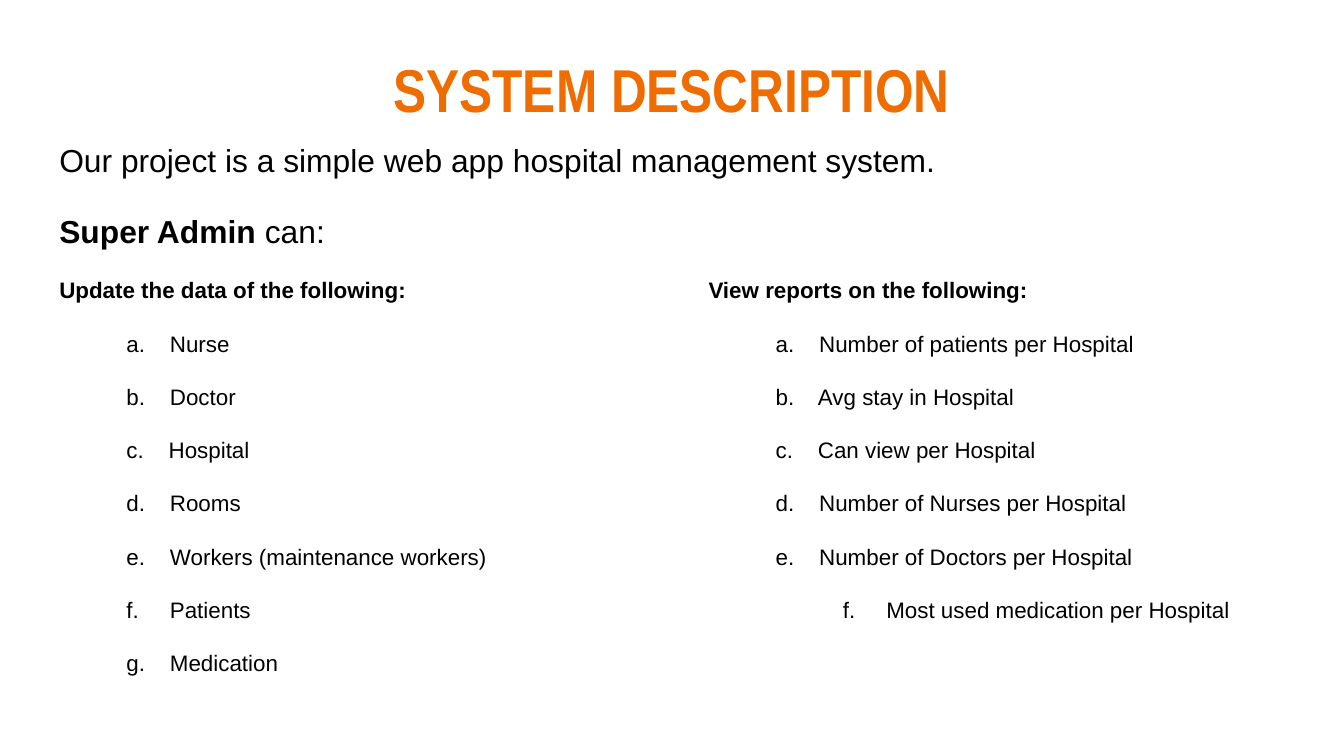
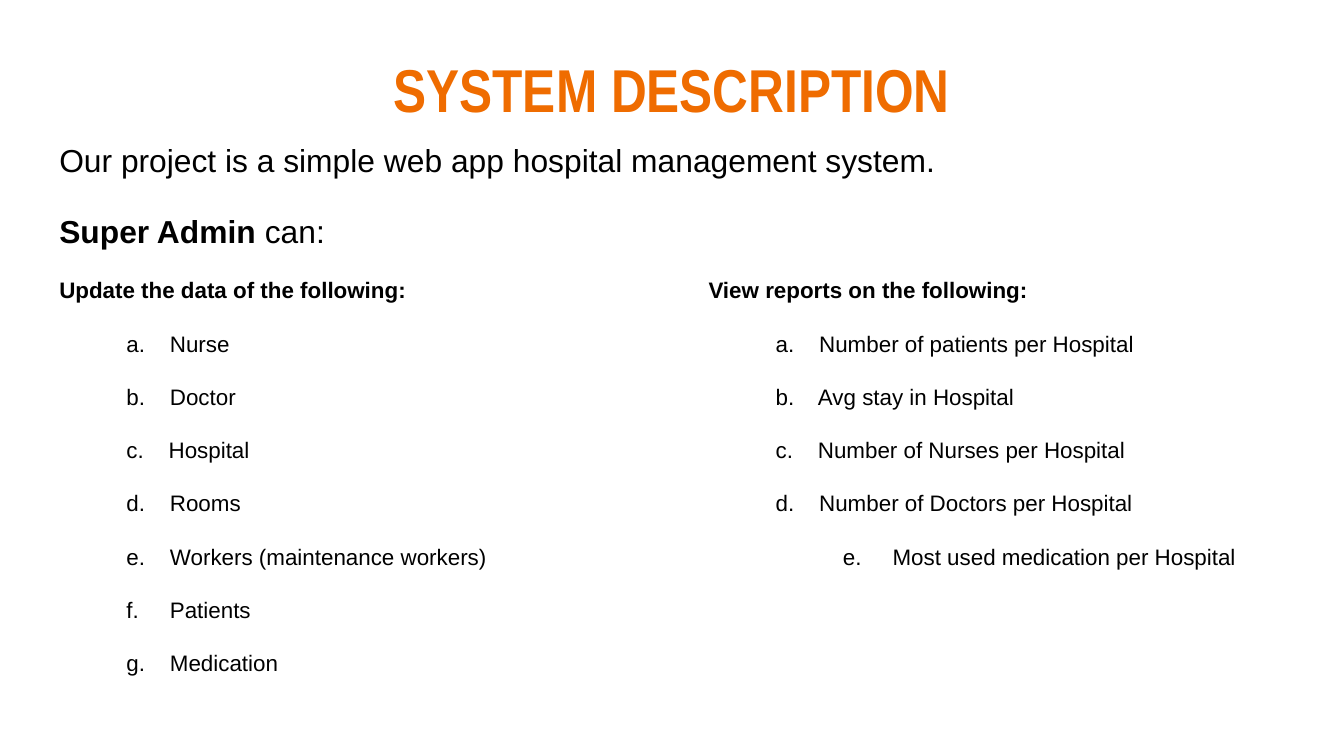
Before and after one commit to PalaciosYoan/Hospital_Management_System, a slide deck: slide 2 of Phase_1/Phase1.pptx. Drawn at 1344x756 pixels with LibreOffice and Linux fonts; fonts in the diff are those of the drawing. Boxes give left, top, right and bottom in pixels: in the first picture for what was removed or moved away, otherwise in the second. Text is boxed around its words. In the diff, an @@ line names an element or a change of style, - is before the commit and + after.

```diff
--- a/Phase_1/Phase1.pptx
+++ b/Phase_1/Phase1.pptx
@@ text at [776,441,1236,570]: text changed @@
-c. Can view per Hospital
-d. Number of Nurses per Hospital
-e. Number of Doctors per Hospital
-f. Most used medication per Hospital
+c. Number of Nurses per Hospital
+d. Number of Doctors per Hospital
+e. Most used medication per Hospital
```
Also in this commit, not shown: 2 other slides changed, 1 other file.
